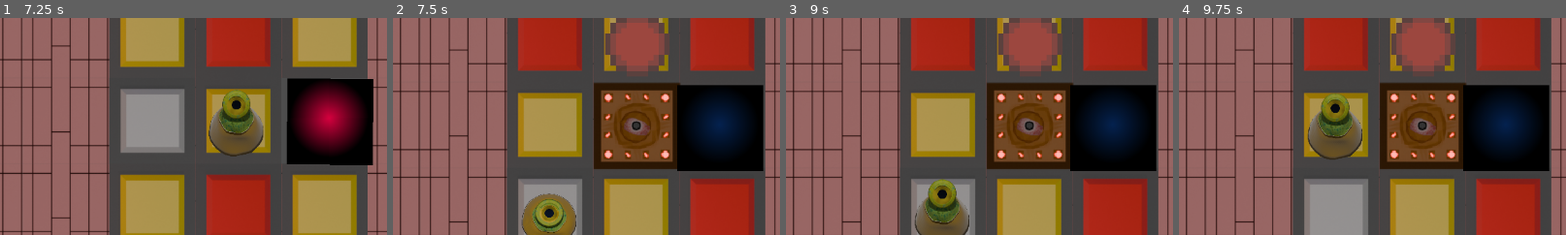
Above: before the commit, frames 1-4 (left to right).
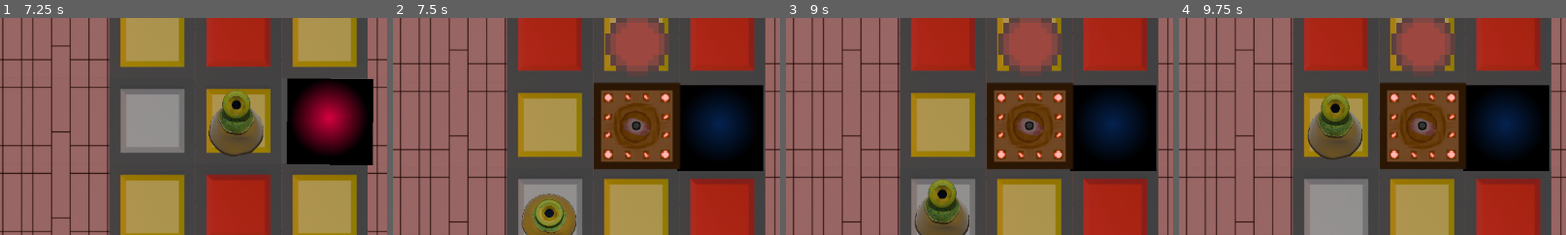
Above: after the commit, the same moments.

Repository: Crizomb/TrucMhajong
Game: Godot game, scene res://scenes/Niveaux/niveau1.tscn
Two runs of this game, one before a commit and one after it. Both use one fixed random seed, a clock stepped at 60 frames per second and the inputs below.
Inputs:
- Up to frame 1 (7.25 s): tap Enter at 0.5 s; hold D (Right) 0.53-1.28 s; tap K (MaSuperActionDeTest) every 1.5 s from 0.6 to 6.6 s; tap R (Restart) every 0.75 s from 1.25 to 4.25 s; hold S (Down) 1.28-2.03 s; tap Shift (ToggleCrouch) every 1.5 s from 1.35 to 5.85 s; hold D (Right) 2.03-2.78 s; hold W (Up) 2.78-3.53 s; hold A (Left) 3.53-5.03 s; hold S (Down) 5.03-5.78 s; hold D (Right) 5.78-6.53 s; hold W (Up) from 6.53 s (still down)
- Up to frame 2 (7.5 s): release W (Up) at 7.28 s; hold D (Right) from 7.28 s (still down); tap Shift (ToggleCrouch) at 7.35 s
- Up to frame 3 (9 s): release D (Right) at 8.03 s; hold S (Down) 8.03-8.78 s; tap K (MaSuperActionDeTest) at 8.1 s; hold A (Left) from 8.78 s (still down); tap Shift (ToggleCrouch) at 8.85 s
- Up to frame 4 (9.75 s): release A (Left) at 9.53 s; hold W (Up) from 9.53 s (still down); tap K (MaSuperActionDeTest) at 9.6 s
The pictures show only the part of the screen within x 19-69%, y 26-76%; the shares and areas given below are measured in that part.

Frame 1 is identical in both runs. In frame 2, 0.3% of the frame differs, in the area x 73-75%, y 30-70%; in frame 3, 0.3%; in frame 4, 0.3%.

Commit message:
blue case working + import

Diff:
--- a/entities/box/box.gd
+++ b/entities/box/box.gd
@@ -1,12 +1,16 @@
 extends StaticBody2D;
+class_name Box;
 
 @onready var RayCastRight : RayCast2D = $RayCastRight;
 @onready var RayCastDown : RayCast2D = $RayCastDown;
 @onready var RayCastUp : RayCast2D = $RayCastUp;
 @onready var RayCastLeft : RayCast2D = $RayCastLeft;
 
+@onready var crate: Sprite2D = $Crate
+@onready var crate_morte: Sprite2D = $CrateMorte
+
 var box_movement := 128
-
+var is_drawning := false
 
 func go_right() -> bool:
 	var can_move := true;
@@ -18,7 +22,8 @@
 			can_move = false;
 
 	if can_move:
-		position.x += box_movement;
+		position.x += box_movement
+		Global.box_moved.emit(self)
 
 	return can_move;
 
@@ -34,6 +39,7 @@
 
 	if can_move:
 		position.x -= box_movement;
+		Global.box_moved.emit(self)
 
 	return can_move;
 
@@ -48,6 +54,7 @@
 
 	if can_move:
 		position.y -= box_movement;
+		Global.box_moved.emit(self)
 
 	return can_move;
 
@@ -62,9 +69,18 @@
 
 	if can_move:
 		position.y += box_movement;
+		Global.box_moved.emit(self)
 
 	return can_move;
 
+func drown():
+	is_drawning = true
+	crate_morte.visible = true
+	crate.visible = false
+	set_process(false)
+	collision_layer = 0
+	collision_mask = 0
+	top_level = false
 
 # Called when the node enters the scene tree for the first time.
 func _ready() -> void:
--- a/entities/box/box.tscn
+++ b/entities/box/box.tscn
@@ -1,12 +1,14 @@
 [gd_scene format=3 uid="uid://b783sv00gae3u"]
 
 [ext_resource type="Script" uid="uid://2ix4o7i0qoic" path="res://entities/box/box.gd" id="1_pihpk"]
+[ext_resource type="Texture2D" uid="uid://cteryngvqqu35" path="res://entities/box/crate_morte.png" id="3_ct2mp"]
 [ext_resource type="Texture2D" uid="uid://dlk6olg6ab7wo" path="res://entities/box/crate.png" id="3_mfoj8"]
 
 [sub_resource type="RectangleShape2D" id="RectangleShape2D_k228g"]
 size = Vector2(75, 74)
 
 [node name="Box" type="StaticBody2D" unique_id=1024020810 groups=["box"]]
+top_level = true
 script = ExtResource("1_pihpk")
 
 [node name="CollisionShape2D" type="CollisionShape2D" parent="." unique_id=487859305]
@@ -30,6 +32,12 @@
 scale = Vector2(1.171875, 1.171875)
 texture = ExtResource("3_mfoj8")
 
+[node name="CrateMorte" type="Sprite2D" parent="." unique_id=1504408077]
+visible = false
+position = Vector2(3.8146973e-06, 1.0430813e-06)
+scale = Vector2(1.171875, 1.171875)
+texture = ExtResource("3_ct2mp")
+
 [node name="Area2D" type="Area2D" parent="." unique_id=972186350]
 
 [node name="CollisionShape2D2" type="CollisionShape2D" parent="Area2D" unique_id=1090205852]
--- a/entities/tilemap/tile_map_logic.gd
+++ b/entities/tilemap/tile_map_logic.gd
@@ -5,8 +5,8 @@
 enum CaseColor {NULL, BLUE, GREEN, RED, YELLOW}
 var CaseDict : Dictionary[Vector2i, CaseColor] = {Vector2i(3, 0) : CaseColor.RED, Vector2i(4, 0): CaseColor.BLUE, Vector2i(5, 0): CaseColor.GREEN, Vector2i(3, 1): CaseColor.YELLOW}
 
-func get_player_case_color(player_pos: Vector2) -> CaseColor:
-	var player_int_pos := local_to_map(player_pos)
+func get_case_color(player_int_pos: Vector2i) -> CaseColor:
+	# var player_int_pos := local_to_map(player_pos)
 	var atlas_cords := get_cell_atlas_coords(player_int_pos)
 	if atlas_cords in CaseDict:
 		return CaseDict[atlas_cords]
@@ -15,18 +15,19 @@
 # Called when the node enters the scene tree for the first time.
 func _ready() -> void:
 	Global.player_moved.connect(_on_player_moved)
+	Global.box_moved.connect(_on_box_moved)
 
 
 # Called every frame. 'delta' is the elapsed time since the previous frame.
 func _process(delta: float) -> void:
-	# print(get_player_case_color(player.position))
+	# print(get_case_color(player.position))
 	pass
 
 var current_color : CaseColor = CaseColor.NULL
 var count_color := 0
 func _on_player_moved(_direction, player_position):
-	# print("player moved")
-	var color := get_player_case_color(player_position)
+	var player_int_pos := local_to_map(player_position);
+	var color := get_case_color(player_int_pos)
 	if color == CaseColor.GREEN:
 		Global.kill_player.emit(Global.DeathReason.GREEN_GROUND)
 
@@ -39,3 +40,12 @@
 
 	if count_color >= 4+1:
 		Global.kill_player.emit(Global.DeathReason.FIVE_MOVEMENTS_SAME_COLOR)
+
+var list_blue_case_already_occupied : Array[Vector2i] = []
+func _on_box_moved(box: Box):
+	print("BOX MOVED")
+	var box_int_pos := local_to_map(box.position);
+	var color := get_case_color(box_int_pos)
+	if color == CaseColor.BLUE and not box_int_pos in list_blue_case_already_occupied:
+		box.drown()
+		list_blue_case_already_occupied.append(box_int_pos)
--- a/global.gd
+++ b/global.gd
@@ -3,6 +3,8 @@
 # Ici on mets des trucs globaux.
 # Accessible via : Globals.
 
+
+signal box_moved(box: Box);
 # Exemples variable globale
 signal naration_label;
 
--- a/scenes/main_clementb.tscn
+++ b/scenes/main_clementb.tscn
@@ -46,7 +46,7 @@
 [node name="Camera2D" type="Camera2D" parent="." unique_id=1171450978]
 position = Vector2(235, 62)
 
-[node name="Button" parent="." unique_id=454183045 groups=["button"] instance=ExtResource("6_5p1j8")]
+[node name="Button" parent="." unique_id=454183045 instance=ExtResource("6_5p1j8")]
 position = Vector2(578, -64)
 
 [node name="Box2" parent="." unique_id=754094967 instance=ExtResource("7_h11tu")]
Binary file added: entities/box/crate_morte.png
Not shown, added: entities/box/crate_morte.png.import
Binary file added: entities/button/switch.png
Not shown, added: entities/button/switch.png.import
Binary file added: entities/crepiere/bilig_off.png
Not shown, added: entities/crepiere/bilig_off.png.import
Binary file added: entities/crepiere/bilig_on.png
Not shown, added: entities/crepiere/bilig_on.png.import
